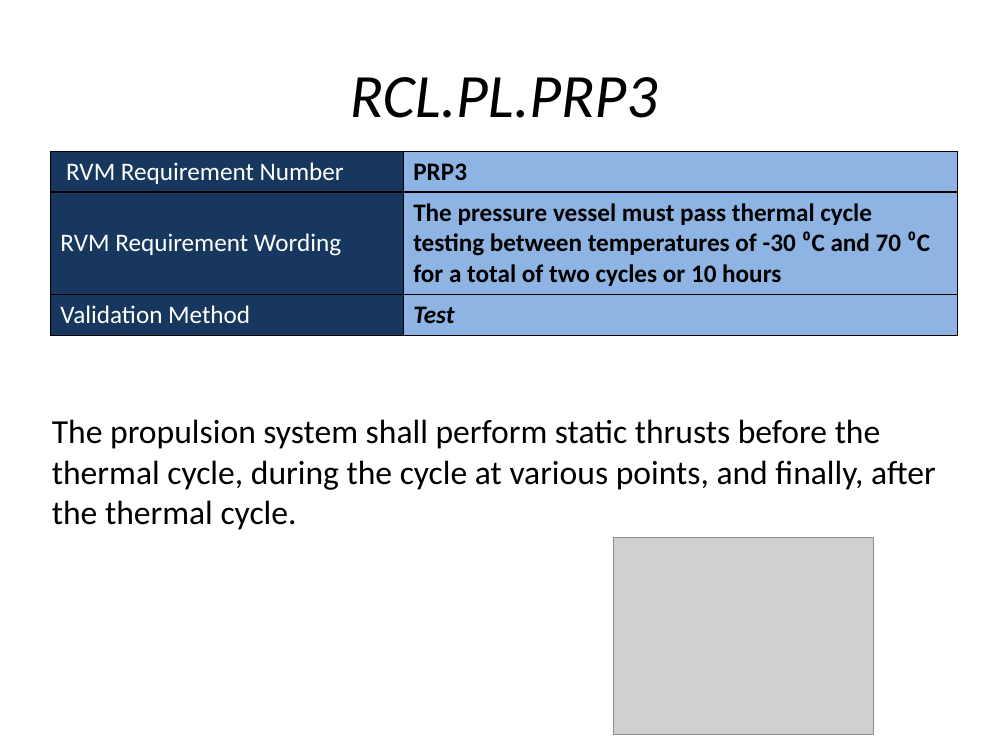
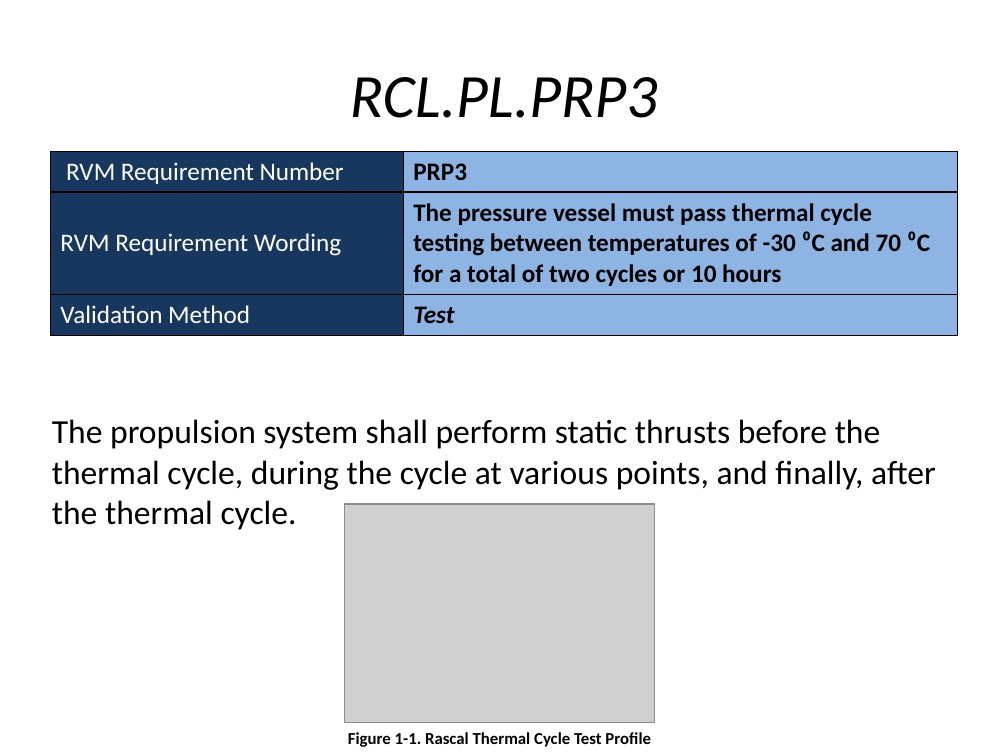
Before and after one commit to RascalSeniorDesign/Preliminary-Design, a slide deck: slide 3 of CMQA/Presentations/Nate Slides/Nate Slides.pptx. Drawn at 1008x756 pixels with LibreOffice and Linux fonts; fonts in the diff are those of the drawing; grey boxes stand for pictures. Boxes give left, top, right and bottom in pixels: in the first picture for what was removed or moved away, otherwise in the second. Text is boxed around its words. In the diff, an @@ line names an element or a change of style, - is before the commit and + after.

```diff
--- a/CMQA/Presentations/Nate Slides/Nate Slides.pptx
+++ b/CMQA/Presentations/Nate Slides/Nate Slides.pptx
@@ picture: place and size @@
-picture at bbox=[614, 537, 874, 734]
+picture at bbox=[345, 504, 655, 723]
@@ text added at bbox=[348, 732, 651, 747], 12 pt, text #000000, bold @@
+Figure 1-1. Rascal Thermal Cycle Test Profile
```
Also in this commit, not shown: 1 other slide changed.
